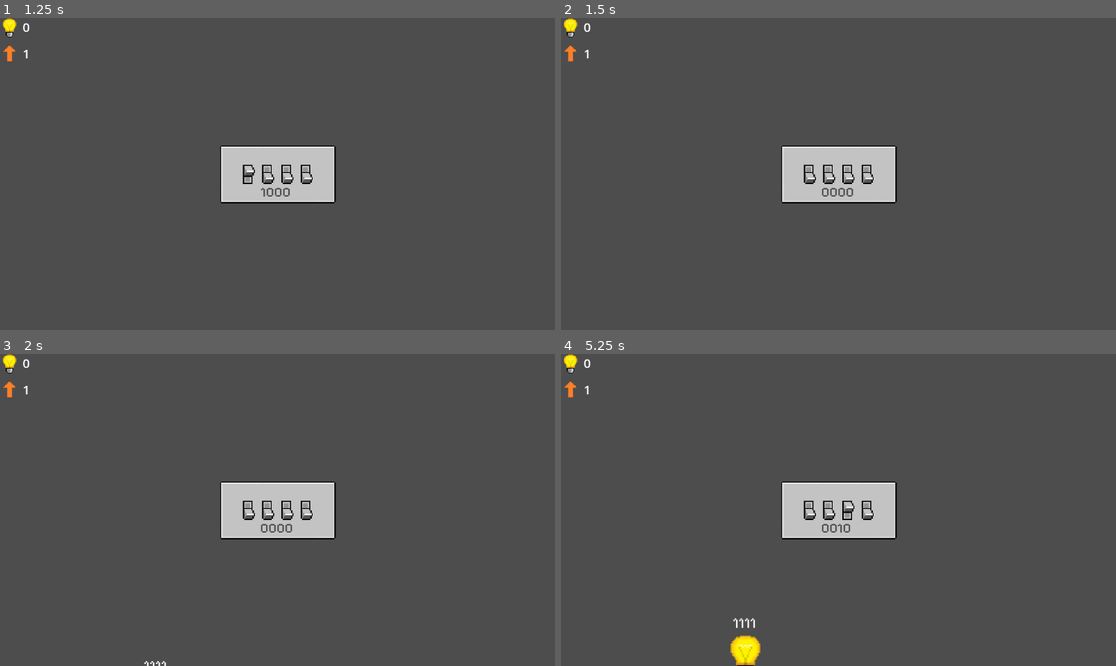
Above: before the commit, frames 1-4 (two rows, left to right).
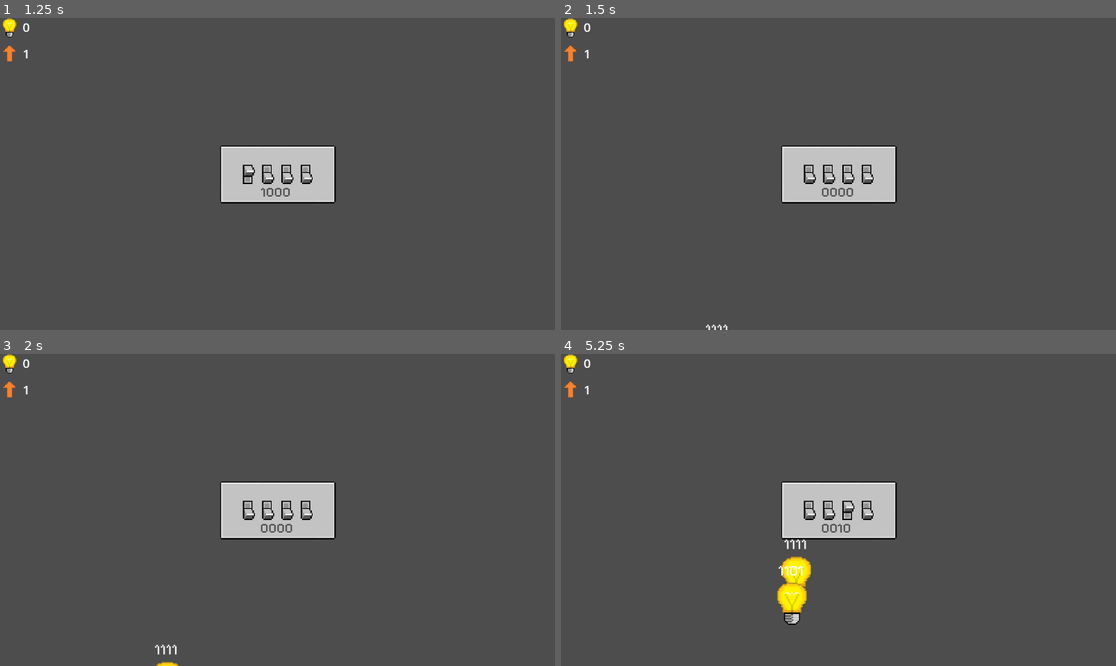
Above: after the commit, the same moments.

Repository: Xtrrae/switch-defense
Game: Godot game, scene res://scenes/game.tscn
Two runs of this game, one before a commit and one after it. Both use one fixed random seed, a clock stepped at 60 frames per second and the inputs below.
Inputs:
- Up to frame 1 (1.25 s): tap Enter at 0.5 s; hold 1 (number_1) from 0.53 s (still down)
- Up to frame 2 (1.5 s): tap Space at 1.25 s; release 1 (number_1) at 1.28 s; tap 2 (number_2) at 1.35 s
- Up to frame 3 (2 s): no input
- Up to frame 4 (5.25 s): tap Enter at 2 s; hold 3 (number_3) 2.03-2.78 s; tap 4 (number_4) at 2.85 s; hold 1 (number_1) 3.53-4.28 s; tap 2 (number_2) at 4.35 s; hold 3 (number_3) from 5.03 s (still down)

Frame 1 is identical in both runs. In frame 2, less than 0.1% of the frame differs, in the area x 26-31%, y 98-100%; in frame 3, 0.1%; in frame 4, 1.5%, in the area x 30-46%, y 59-100%.

Commit message:
fix input collision

Diff:
--- a/switch-defence/scenes/game.tscn
+++ b/switch-defence/scenes/game.tscn
@@ -3,6 +3,11 @@
 [ext_resource type="PackedScene" uid="uid://2gcdsvi1m8id" path="res://scenes/input.tscn" id="1_lnu2h"]
 [ext_resource type="Script" uid="uid://qbk2w6ii4lvg" path="res://scripts/spawner.gd" id="1_uwrxv"]
 [ext_resource type="PackedScene" uid="uid://ckut456q8gpwj" path="res://scenes/points.tscn" id="2_yqjtg"]
+
+[sub_resource type="NavigationPolygon" id="NavigationPolygon_lnu2h"]
+vertices = PackedVector2Array(1722.2188, -674.59375, 1768.7188, 1259.9766, -1049.4375, 994.9375, -940.6094, -841.3906)
+polygons = Array[PackedInt32Array]([PackedInt32Array(0, 1, 2, 3)])
+outlines = Array[PackedVector2Array]([PackedVector2Array(-950, -852, 1732, -684, 1779, 1271, -1060, 1004)])
 
 [node name="Node2D" type="Node2D" unique_id=1330494218]
 
@@ -18,5 +23,8 @@
 
 [node name="Points" parent="." unique_id=2083446943 instance=ExtResource("2_yqjtg")]
 
+[node name="NavigationRegion2D" type="NavigationRegion2D" parent="." unique_id=140841292]
+navigation_polygon = SubResource("NavigationPolygon_lnu2h")
+
 [connection signal="combination_changed" from="Input" to="Spawner" method="_on_input_combination_changed"]
 [connection signal="timeout" from="Spawner/Timer" to="Spawner" method="_on_timer_timeout"]
--- a/switch-defence/scenes/input.tscn
+++ b/switch-defence/scenes/input.tscn
@@ -3,6 +3,12 @@
 [ext_resource type="Script" uid="uid://b5ffm570hy0fq" path="res://scripts/input.gd" id="1_jt1lk"]
 [ext_resource type="Texture2D" uid="uid://c6q0kvvc37g63" path="res://assets/switch_sprite_sheet.png" id="2_6gs7a"]
 [ext_resource type="FontFile" uid="uid://jtshwua3f1gx" path="res://assets/fonts/PixelifySans-VariableFont_wght.ttf" id="3_ovd13"]
+
+[sub_resource type="RectangleShape2D" id="RectangleShape2D_8p10g"]
+size = Vector2(242, 122)
+
+[sub_resource type="RectangleShape2D" id="RectangleShape2D_ovd13"]
+size = Vector2(240, 120)
 
 [sub_resource type="TileSetAtlasSource" id="TileSetAtlasSource_ovd13"]
 texture = ExtResource("2_6gs7a")
@@ -22,11 +28,20 @@
 [sub_resource type="TileSet" id="TileSet_8p10g"]
 sources/0 = SubResource("TileSetAtlasSource_ovd13")
 
-[sub_resource type="RectangleShape2D" id="RectangleShape2D_ovd13"]
-size = Vector2(252, 131)
+[node name="Input" type="StaticBody2D" unique_id=714907249]
+script = ExtResource("1_jt1lk")
 
-[node name="Input" type="Area2D" unique_id=2129371981]
-script = ExtResource("1_jt1lk")
+[node name="Area2D" type="Area2D" parent="." unique_id=1496644079]
+collision_mask = 2
+
+[node name="CollisionShape2D" type="CollisionShape2D" parent="Area2D" unique_id=1328128804]
+position = Vector2(1, 1)
+shape = SubResource("RectangleShape2D_8p10g")
+debug_color = Color(0.9653502, 0, 0.4901529, 0.41960785)
+
+[node name="CollisionShape2D" type="CollisionShape2D" parent="." unique_id=1617599747]
+position = Vector2(1, 1)
+shape = SubResource("RectangleShape2D_ovd13")
 
 [node name="Switches" type="TileMapLayer" parent="." unique_id=265615923]
 position = Vector2(-118.99999, -219)
@@ -88,6 +103,4 @@
 theme_override_font_sizes/font_size = 29
 text = "0000"
 
-[node name="CollisionShape2D" type="CollisionShape2D" parent="." unique_id=1617599747]
-position = Vector2(1, 0.5)
-shape = SubResource("RectangleShape2D_ovd13")
+[connection signal="body_entered" from="Area2D" to="." method="_on_area_2d_body_entered"]
--- a/switch-defence/scenes/monster.tscn
+++ b/switch-defence/scenes/monster.tscn
@@ -86,6 +86,7 @@
 }]
 
 [node name="Monster" type="CharacterBody2D" unique_id=138709900]
+collision_layer = 2
 script = ExtResource("1_1cbnp")
 
 [node name="MonsterCollision" type="CollisionShape2D" parent="." unique_id=2043104695]
@@ -108,3 +109,5 @@
 sprite_frames = SubResource("SpriteFrames_1v1i4")
 frame = 2
 frame_progress = 0.7096842
+
+[node name="NavigationAgent2D" type="NavigationAgent2D" parent="." unique_id=782569734]
--- a/switch-defence/scripts/input.gd
+++ b/switch-defence/scripts/input.gd
@@ -1,4 +1,4 @@
-extends Area2D
+extends StaticBody2D
 
 signal combination_changed(current_combination)
 
@@ -40,3 +40,9 @@
 	$CurrentCombiLabel.text = combi_label_str
 
 	combination_changed.emit(current_combination)
+
+
+func _on_area_2d_body_entered(body: Node2D) -> void:
+	print("enemy entered")
+	if body.name.contains("Monster"):
+		body.modulate = Color("red")
--- a/switch-defence/scripts/monster.gd
+++ b/switch-defence/scripts/monster.gd
@@ -6,6 +6,8 @@
 var attack = 0;
 
 const target = Vector2(576, 324);
+
+@onready var navigation_agent: NavigationAgent2D = $NavigationAgent2D
 
 # Called when the node enters the scene tree for the first time.
 func _ready() -> void:
@@ -16,11 +18,29 @@
 		destruction_combination[randi_range(0, 3)] = 1 # if it's 0,0,0,0 -> set a random digit to 1
 	var dc_label: Label = get_node("DefeatCombinationLabel")
 	dc_label.text = "%d%d%d%d" % destruction_combination.map(func (x): if x: return 1 else: return 0)
+	actor_setup()
 
+func actor_setup():
+	# Wait for the first physics frame so the NavigationServer can sync.
+	await get_tree().physics_frame
 
-# Called every frame. 'delta' is the elapsed time since the previous frame.
-func _process(delta: float) -> void:
-	position = position.lerp(target, speed * delta)
+	# Now that the navigation map is no longer empty, set the movement target.
+	set_movement_target(target)
+
+func set_movement_target(movement_target: Vector2):
+	navigation_agent.target_position = movement_target
+
+func _physics_process(_delta):
+	if navigation_agent.is_navigation_finished():
+		return
+
+	var current_agent_position: Vector2 = global_position
+	var next_path_position: Vector2 = navigation_agent.get_next_path_position()
+
+	velocity = current_agent_position.direction_to(next_path_position) * speed * 1000
+
+	move_and_slide()
+
 
 func destroy() -> void:
 	pass
--- a/switch-defence/scripts/spawner.gd
+++ b/switch-defence/scripts/spawner.gd
@@ -49,6 +49,7 @@
 	wait_time = max(min_wait_time, wait_time - (current_level / 4))
 	print("new wt: ", wait_time)
 	timer.wait_time = wait_time
+	monster.name = "Monster" + str(randi())
 	add_child(monster)
 
 
